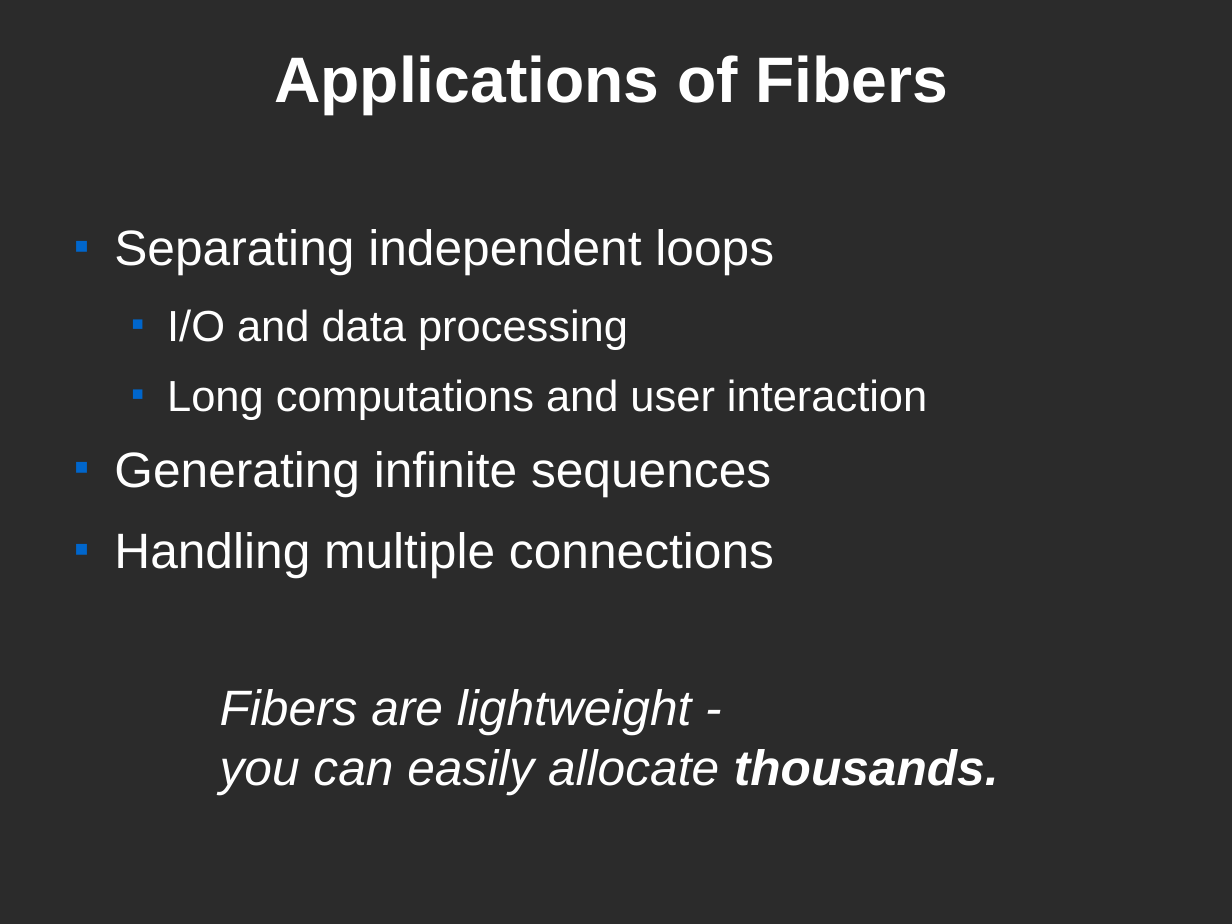
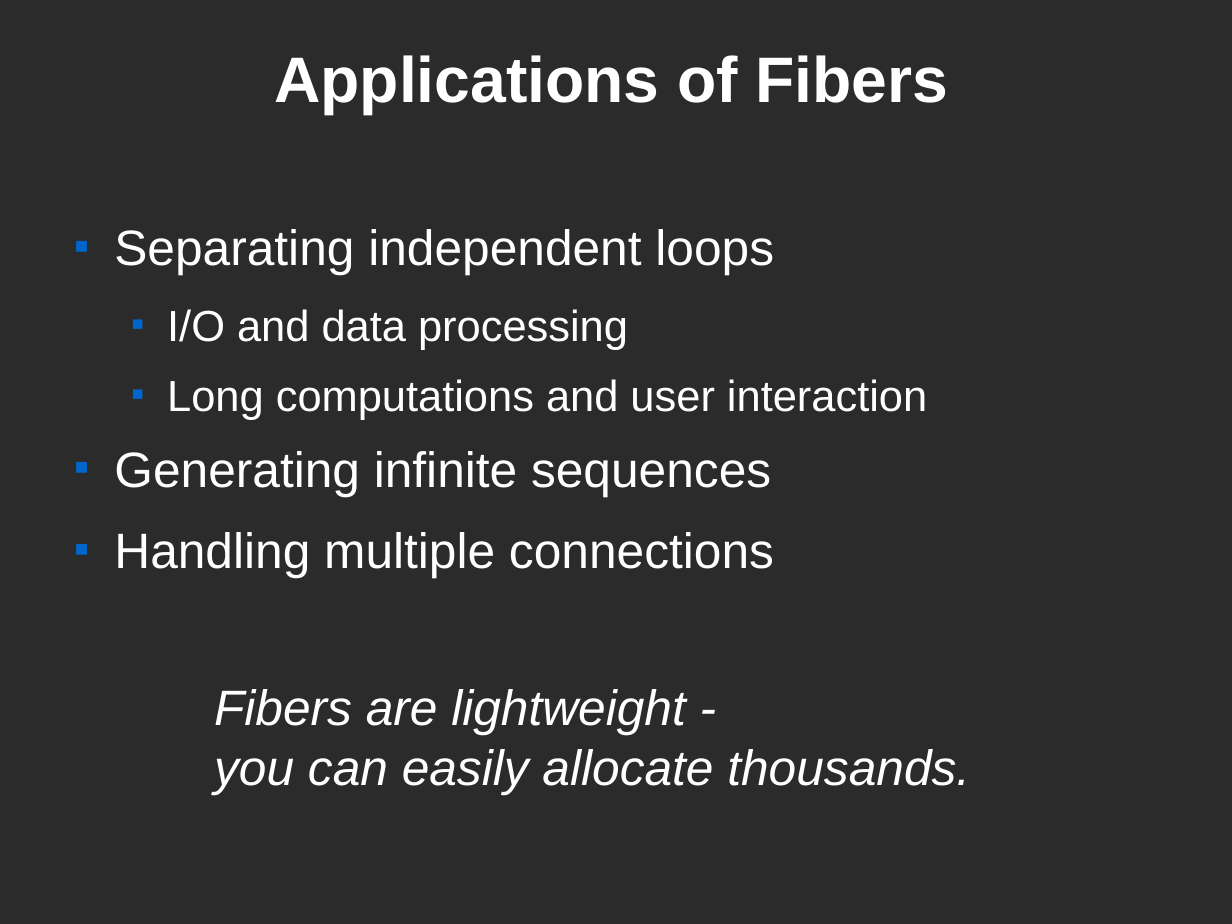
Before and after one commit to pdg137/concurrency-pres, a slide deck: slide 3 of concurrency.odp. Drawn at 1232x924 pixels with LibreOffice and Linux fonts; fonts in the diff are those of the drawing; background and template pictures are left out; a plain dark background stands for a picture behind light text. Boxes give left, top, right and bottom in pixels: in the first picture for what was removed or moved away, otherwise in the second. Text is boxed around its words. In the diff, an @@ line names an element or a change of style, - is before the commit and + after.

```diff
--- a/concurrency.odp
+++ b/concurrency.odp
@@ text at box(214, 749, 970, 794): bold off in "thousands." @@
```
Also in this commit, not shown: 2 other slides changed, 5 slides added, 3 other files.
